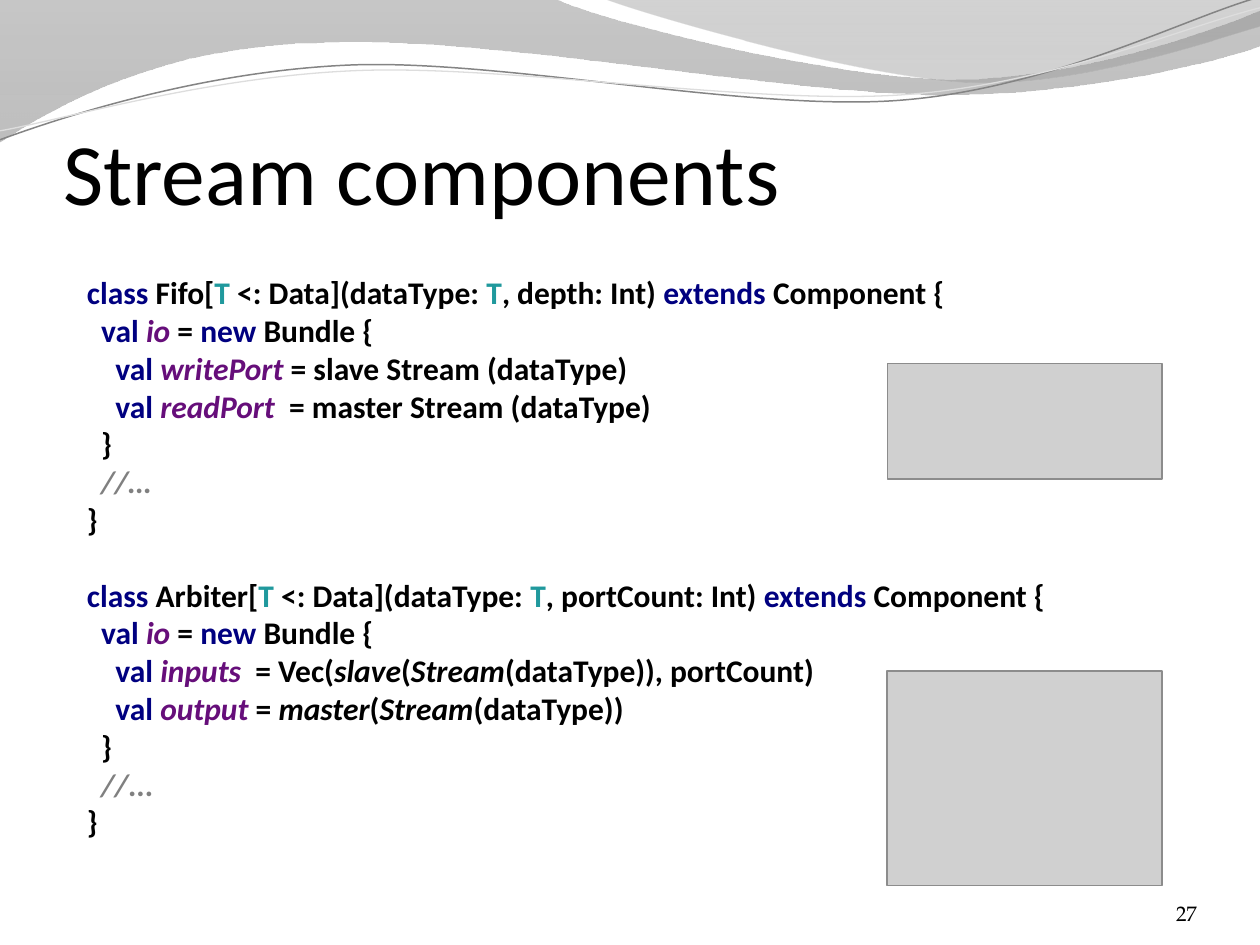
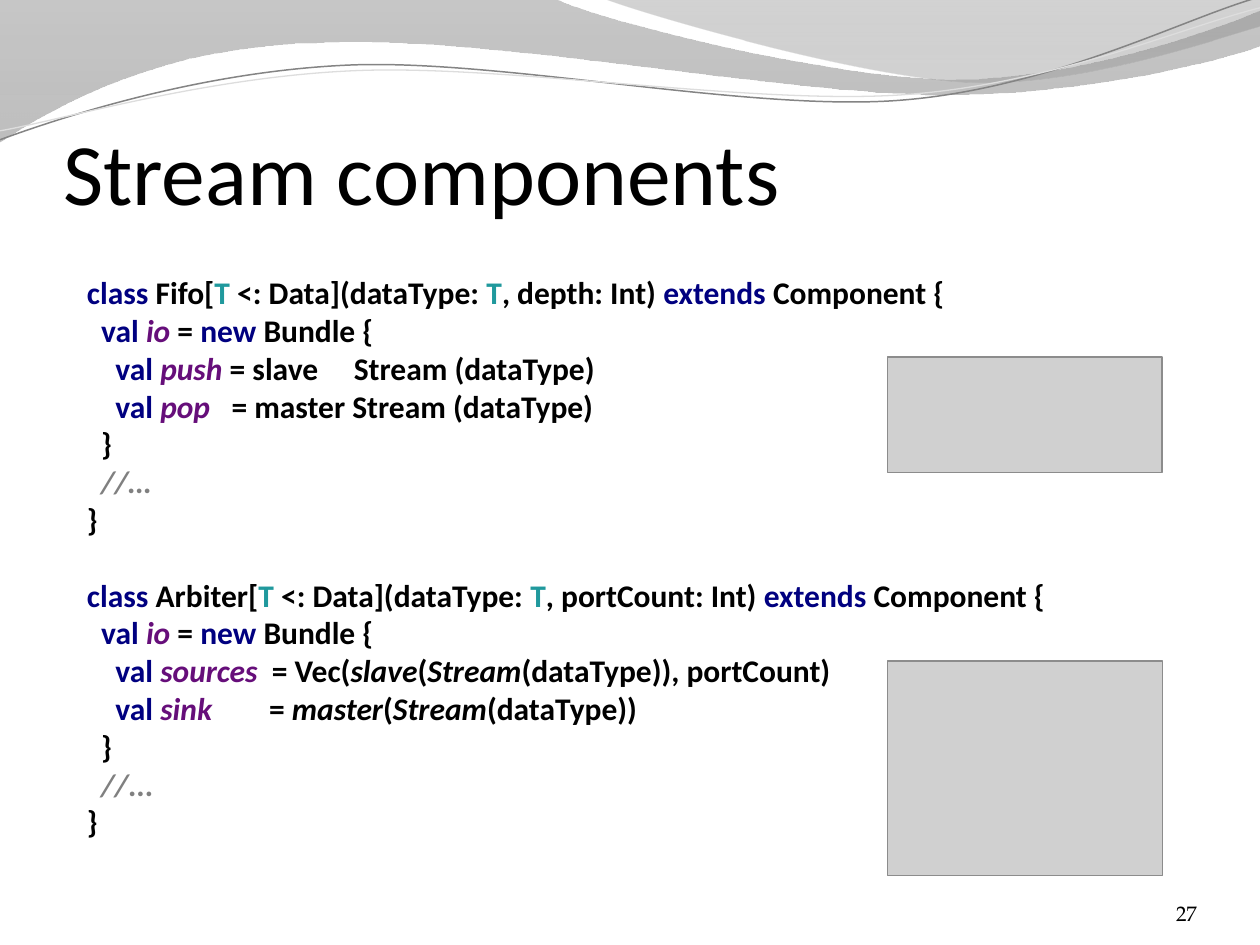
Before and after one commit to SpinalHDL/SpinalDoc, a slide deck: slide 27 of presentation/en/presentation.pptx. Drawn at 1260x945 pixels with LibreOffice and Linux fonts; fonts in the diff are those of the drawing; grey boxes stand for pictures; background and template pictures are left out. Boxes give left, top, right and bottom in pixels: in the first picture for what was removed or moved away, otherwise in the second. Text is boxed around its words. In the diff, an @@ line names an element or a change of style, - is before the commit and + after.

```diff
--- a/presentation/en/presentation.pptx
+++ b/presentation/en/presentation.pptx
@@ text at box(87, 281, 1027, 725): text changed @@
-class Fifo[T <: Data](dataType: T, depth: Int) extends Component {
-val io = new Bundle {
-val writePort = slave Stream (dataType)
-val readPort = master Stream (dataType)
-}
-//…
-}
-class Arbiter[T <: Data](dataType: T, portCount: Int) extends Component {
-val io = new Bundle {
-val inputs = Vec(slave(Stream(dataType)), portCount)
-val output = master(Stream(dataType))
-}
-//...
-}
+class Fifo[T <: Data](dataType: T, depth: Int) extends Component {
+val io = new Bundle {
+val push = slave Stream (dataType)
+val pop = master Stream (dataType)
+}
+//…
+}
+class Arbiter[T <: Data](dataType: T, portCount: Int) extends Component {
+val io = new Bundle {
+val sources = Vec(slave(Stream(dataType)), portCount)
+val sink = master(Stream(dataType))
+}
+//...
+}
@@ picture: place and size @@
-picture at box(887, 363, 1162, 479)
+picture at box(887, 357, 1162, 472)
@@ picture: place and size @@
-picture at box(887, 670, 1162, 885)
+picture at box(887, 662, 1162, 876)
```
Also in this commit, not shown: 17 other slides changed, 1 slide added, 2 other files.
